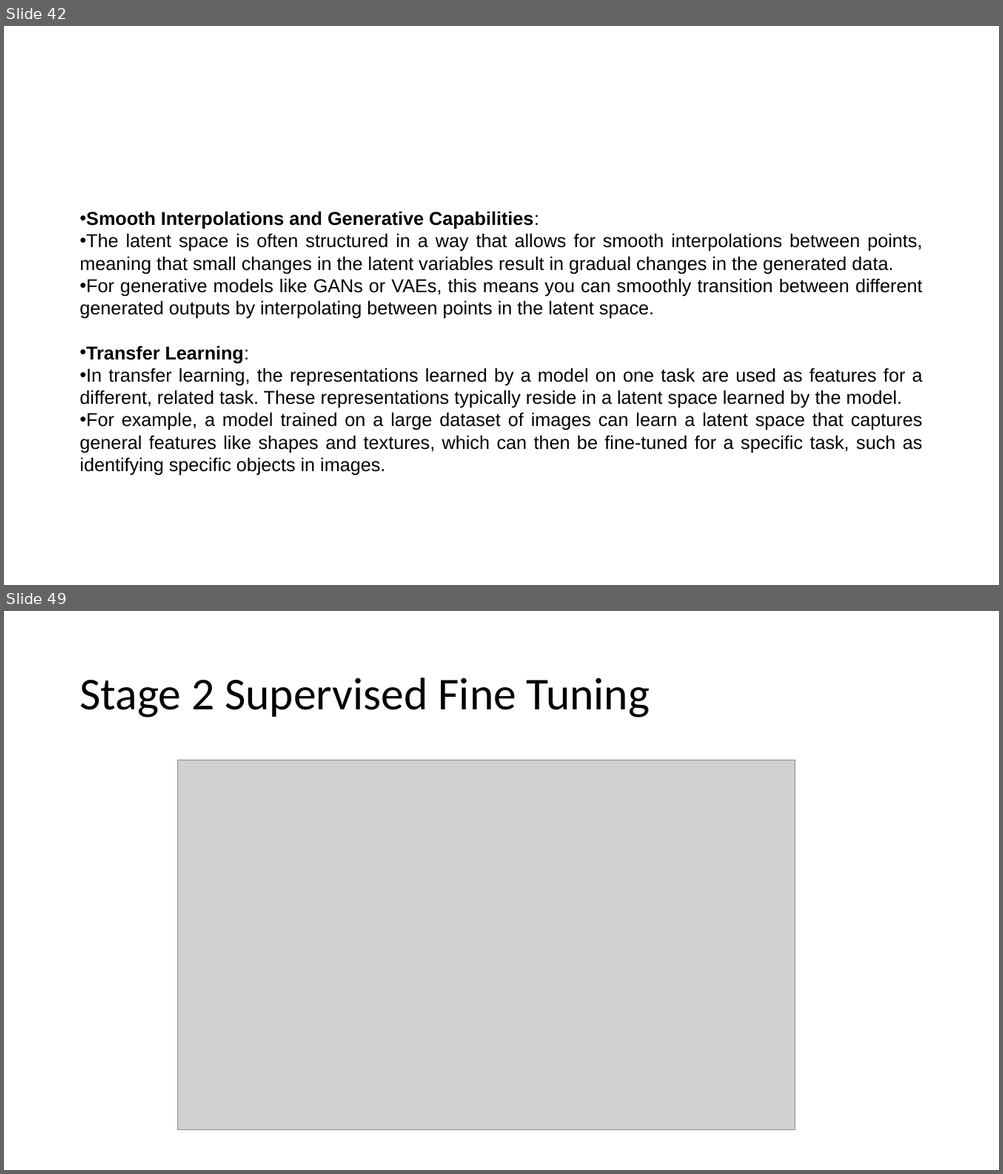
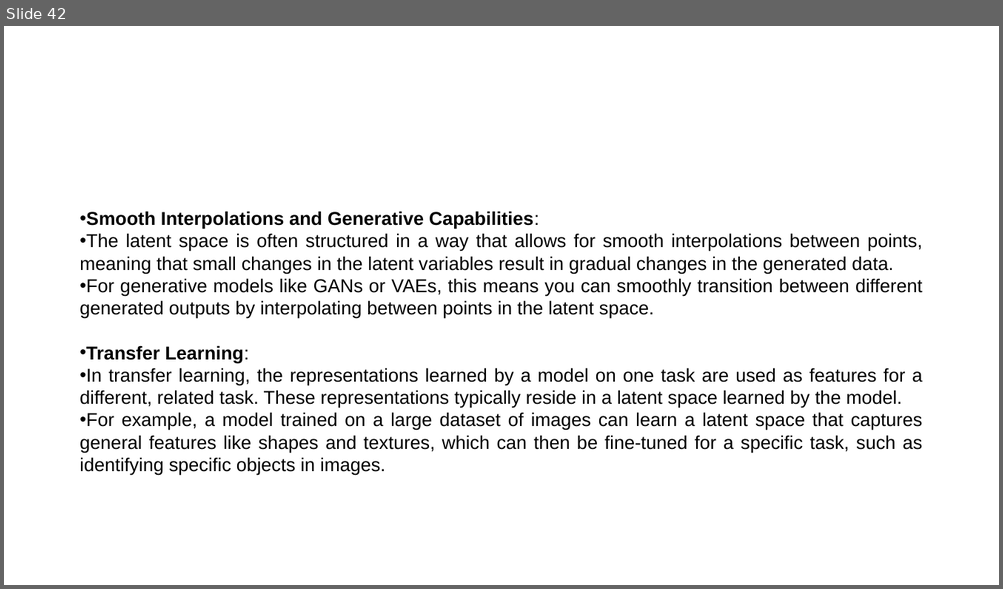
Before and after one commit to basudev2016/genaiprereq, a slide deck: Day2/Day-2.pptx. Shown one above the other, each under a label of ours: slides 42 and 49 before the commit, slide 42 after it; the slides between them are not shown. The pictures are 1003x1174 and 1003x589 pixels, drawn with LibreOffice and Linux fonts; fonts in the diff are those of the drawing; grey boxes stand for pictures. Boxes give left, top, right and bottom in pixels: in the first picture for what was removed or moved away, otherwise in the second. Text is boxed around its words. In the diff, an @@ line names an element or a change of style, - is before the commit and + after.

```diff
--- a/Day2/Day-2.pptx
+++ b/Day2/Day-2.pptx
@@ slide 49 removed at <box>4,611,999,1170</box>, background #FFFFFF @@
@@ title removed at <box>79,678,649,718</box> @@
-Stage 2 Supervised Fine Tuning
@@ picture removed at <box>177,760,794,1130</box> @@
```
Also in this commit, not shown: 14 other slides removed, 13 other files.
